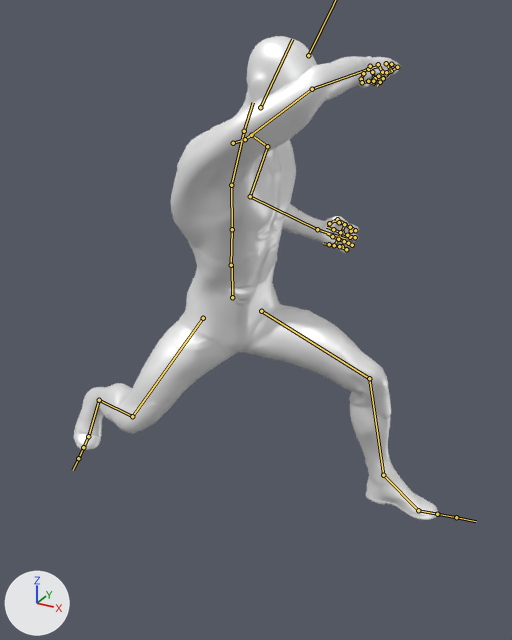
The FBX model Xinshen/Assets/Art/Enemies/EarthbendingSon/earthbending.fbx as it was, and as the next commit left it.
Camera for both pictures: a camera (50 mm lens) standing at (1.14, -1.91, 1.6) and looking at (0.13, -0.08, 0.68). The axes (+X, +Y, +Z) are drawn at lower left. The lights are the same throughout. Both versions are drawn at frame 39 of the action 'Armature|Armature|mixamo.com|Layer0'; the numbers are the values there. The bones that bend it are drawn over the model as lines.

Objects in the first picture: 'Ch45'.
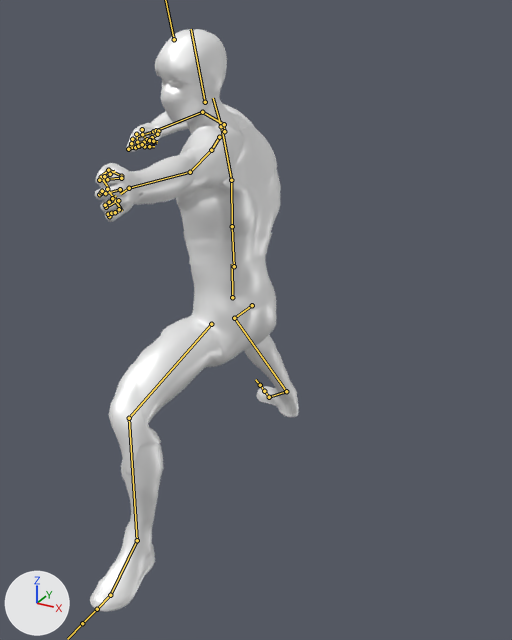
What changed in the scene script:
```text
Change bone_mixamorig_hips:
    where bone_mixamorig_hips = bpy.data.objects['Armature'].pose.bones['mixamorig:Hips']
    bone_mixamorig_hips.rotation_quaternion: (0.918, 0.0, 0.396, 0.0) -> (0.637, 0.0, -0.771, 0.0)  # degrees (0, 47, 0) -> degrees (0, -101, 0)
Change bone_mixamorig_spine:
    where bone_mixamorig_spine = bpy.data.objects['Armature'].pose.bones['mixamorig:Spine']  # child of 'mixamorig:Hips'
    bone_mixamorig_spine.rotation_quaternion: (0.979, 0.139, 0.143, 0.033) -> (0.99, 0.122, 0.018, 0.065)  # degrees (17, 16, 6) -> degrees (14, 1, 8)
Change bone_mixamorig_head:
    where bone_mixamorig_head = bpy.data.objects['Armature'].pose.bones['mixamorig:Head']  # child of 'mixamorig:Neck'
    bone_mixamorig_head.rotation_quaternion: (0.99, 0.099, -0.085, 0.062) -> (0.913, -0.024, 0.389, -0.118)  # degrees (11, -10, 6) -> degrees (-11, 45, -19)
Change bone_mixamorig_leftshoulder:
    where bone_mixamorig_leftshoulder = bpy.data.objects['Armature'].pose.bones['mixamorig:LeftShoulder']  # child of 'mixamorig:Spine2'
    bone_mixamorig_leftshoulder.rotation_quaternion: (0.878, 0.06, -0.474, 0.014) -> (0.85, -0.073, -0.515, 0.075)  # degrees (10, -57, -3) -> degrees (-24, -60, 24)
Change bone_mixamorig_leftarm:
    where bone_mixamorig_leftarm = bpy.data.objects['Armature'].pose.bones['mixamorig:LeftArm']  # child of 'mixamorig:LeftShoulder'
    bone_mixamorig_leftarm.rotation_quaternion: (0.7, 0.365, 0.575, -0.217) -> (0.922, 0.065, 0.373, 0.085)  # degrees (74, 74, 25) -> degrees (14, 43, 16)
Change bone_mixamorig_leftforearm:
    where bone_mixamorig_leftforearm = bpy.data.objects['Armature'].pose.bones['mixamorig:LeftForeArm']  # child of 'mixamorig:LeftArm'
    bone_mixamorig_leftforearm.rotation_quaternion: (0.649, 0.224, -0.379, 0.62) -> (0.873, 0.008, -0.488, 0.004)  # degrees (-16, -50, 95) -> degrees (1, -58, 0)
Change bone_mixamorig_lefthand:
    where bone_mixamorig_lefthand = bpy.data.objects['Armature'].pose.bones['mixamorig:LeftHand']  # child of 'mixamorig:LeftForeArm'
    bone_mixamorig_lefthand.rotation_quaternion: (0.987, -0.113, -0.087, 0.074) -> (0.924, -0.336, -0.178, 0.039)  # degrees (-14, -9, 10) -> degrees (-42, -18, 12)
Change bone_mixamorig_rightshoulder:
    where bone_mixamorig_rightshoulder = bpy.data.objects['Armature'].pose.bones['mixamorig:RightShoulder']  # child of 'mixamorig:Spine2'
    bone_mixamorig_rightshoulder.rotation_quaternion: (0.903, -0.308, -0.166, -0.251) -> (0.987, -0.114, -0.079, -0.08)  # degrees (-32, -27, -23) -> degrees (-12, -10, -8)
Change bone_mixamorig_rightarm:
    where bone_mixamorig_rightarm = bpy.data.objects['Armature'].pose.bones['mixamorig:RightArm']  # child of 'mixamorig:RightShoulder'
    bone_mixamorig_rightarm.rotation_quaternion: (0.887, -0.42, 0.01, -0.192) -> (0.969, -0.055, -0.161, -0.178)  # degrees (-49, -8, -21) -> degrees (-3, -19, -20)
Change bone_mixamorig_rightforearm:
    where bone_mixamorig_rightforearm = bpy.data.objects['Armature'].pose.bones['mixamorig:RightForeArm']  # child of 'mixamorig:RightArm'
    bone_mixamorig_rightforearm.rotation_quaternion: (0.898, -0.384, 0.005, -0.213) -> (0.584, -0.471, -0.046, -0.659)  # degrees (-44, -9, -23) -> degrees (-42, -43, -80)
Change bone_mixamorig_leftupleg:
    where bone_mixamorig_leftupleg = bpy.data.objects['Armature'].pose.bones['mixamorig:LeftUpLeg']  # child of 'mixamorig:Hips'
    bone_mixamorig_leftupleg.rotation_quaternion: (0.814, 0.481, -0.1, 0.309) -> (0.726, 0.252, -0.45, 0.454)  # degrees (54, -27, 27) -> degrees (-5, -62, 67)
Change bone_mixamorig_rightupleg:
    where bone_mixamorig_rightupleg = bpy.data.objects['Armature'].pose.bones['mixamorig:RightUpLeg']  # child of 'mixamorig:Hips'
    bone_mixamorig_rightupleg.rotation_quaternion: (0.962, 0.006, -0.053, -0.266) -> (0.854, 0.441, 0.047, -0.272)  # degrees (2, -6, -31) -> degrees (50, 19, -27)
Change bone_mixamorig_rightleg:
    where bone_mixamorig_rightleg = bpy.data.objects['Armature'].pose.bones['mixamorig:RightLeg']  # child of 'mixamorig:RightUpLeg'
    bone_mixamorig_rightleg.rotation_quaternion: (0.834, -0.544, 0.005, 0.094) -> (0.789, -0.612, -0.005, 0.055)  # degrees (-66, 6, 9) -> degrees (-75, 3, 5)
Change bone_mixamorig_rightfoot:
    where bone_mixamorig_rightfoot = bpy.data.objects['Armature'].pose.bones['mixamorig:RightFoot']  # child of 'mixamorig:RightLeg'
    bone_mixamorig_rightfoot.rotation_quaternion: (0.965, 0.106, -0.07, 0.228) -> (0.946, 0.111, 0.091, 0.291)  # degrees (10, -11, 26) -> degrees (15, 6, 35)
Change bone_mixamorig_righttoebase:
    where bone_mixamorig_righttoebase = bpy.data.objects['Armature'].pose.bones['mixamorig:RightToeBase']  # child of 'mixamorig:RightFoot'
    bone_mixamorig_righttoebase.rotation_quaternion: (0.928, 0.313, 0.188, -0.071) -> (0.987, -0.033, -0.134, -0.084)  # degrees (37, 23, -1) -> degrees (-3, -16, -9)
```

Where the change shows, as pixel boxes (x1, y1, x2, y2) in the pictures (512 x 640 px):
'Ch45', posed (42% narrower, 20% taller)
    before: (74, 36, 438, 520)
    after: (90, 29, 299, 612)
bone 'mixamorig:Spine', root to tip
    before: (231, 265) to (232, 229)
    after: (234, 266) to (232, 226)
bone 'mixamorig:Head', root to tip
    before: (260, 107) to (292, 39)
    after: (205, 102) to (191, 29)
bone 'mixamorig:LeftShoulder', root to tip
    before: (251, 135) to (267, 146)
    after: (219, 137) to (211, 150)
bone 'mixamorig:LeftArm', root to tip
    before: (267, 146) to (250, 196)
    after: (211, 150) to (190, 172)
bone 'mixamorig:LeftForeArm', root to tip
    before: (250, 196) to (317, 229)
    after: (190, 172) to (129, 188)
bone 'mixamorig:LeftHand', root to tip
    before: (317, 229) to (345, 238)
    after: (129, 188) to (120, 194)
bone 'mixamorig:RightShoulder', root to tip
    before: (233, 143) to (245, 139)
    after: (224, 131) to (224, 124)
bone 'mixamorig:RightArm', root to tip
    before: (245, 139) to (312, 89)
    after: (224, 124) to (202, 112)
bone 'mixamorig:RightForeArm', root to tip
    before: (312, 89) to (368, 69)
    after: (202, 112) to (153, 131)
bone 'mixamorig:LeftUpLeg', root to tip
    before: (261, 311) to (369, 378)
    after: (211, 324) to (129, 418)
bone 'mixamorig:RightUpLeg', root to tip
    before: (203, 318) to (132, 416)
    after: (252, 305) to (234, 318)
bone 'mixamorig:RightLeg', root to tip
    before: (132, 416) to (99, 400)
    after: (234, 318) to (286, 391)
bone 'mixamorig:RightFoot', root to tip
    before: (99, 400) to (88, 436)
    after: (286, 391) to (269, 397)
bone 'mixamorig:RightToeBase', root to tip
    before: (88, 436) to (83, 447)
    after: (269, 397) to (264, 391)
